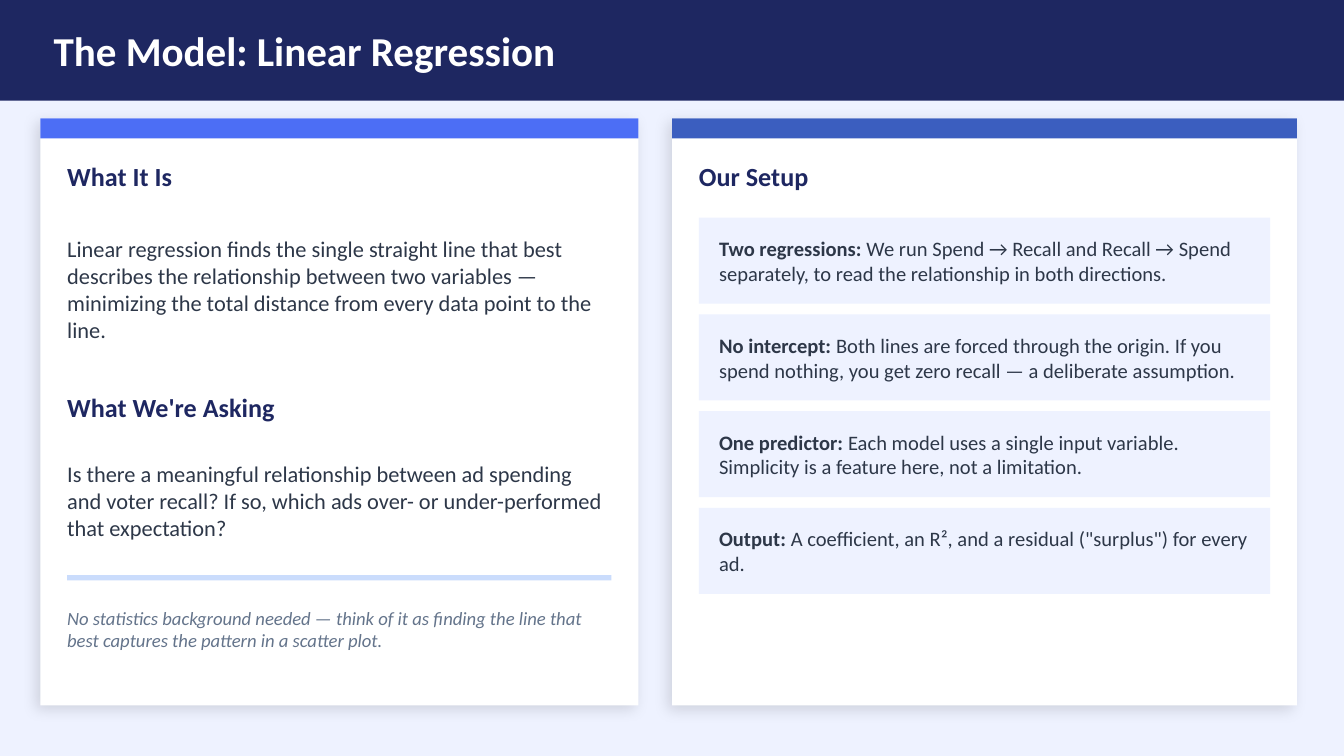
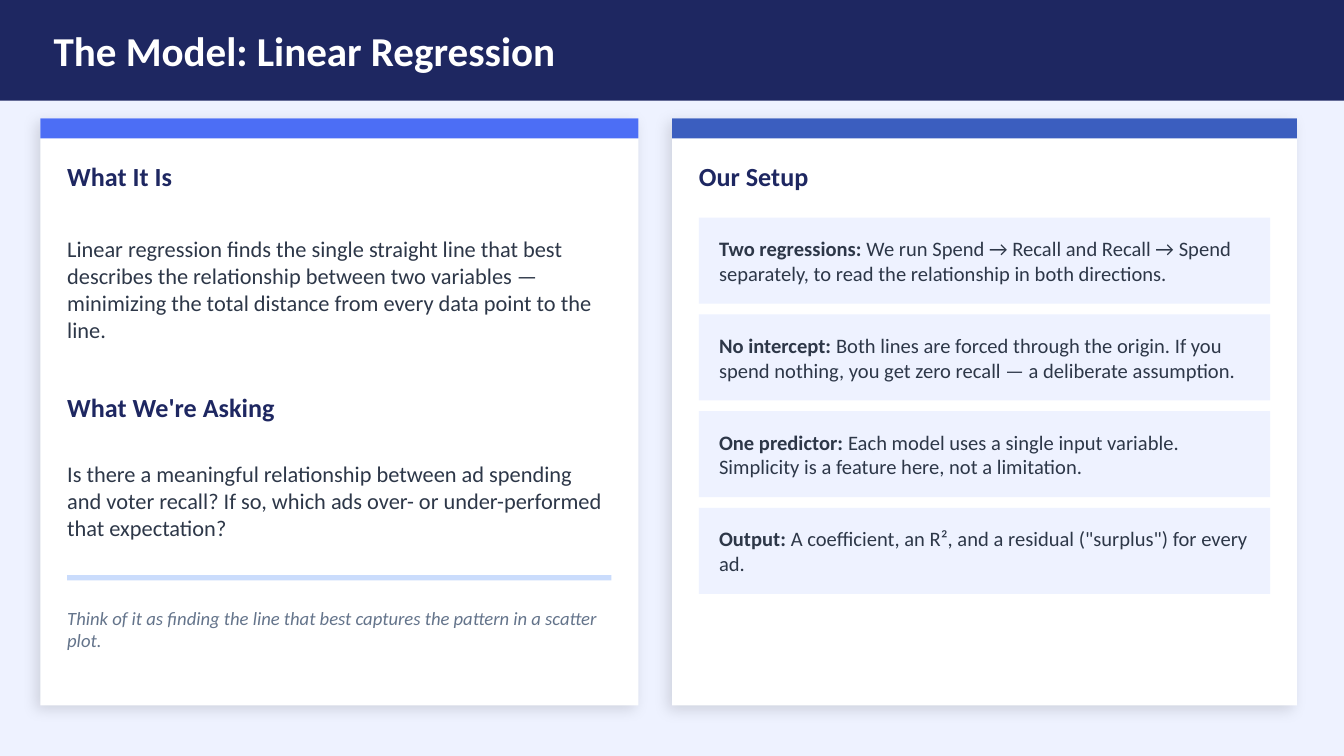
Before and after one commit to cballard18/campaign-stats-modeling-intro, a slide deck: slide 5 of Predictive_Modeling_Lunch_Learn.pptx. Drawn at 1344x756 pixels with LibreOffice and Linux fonts; fonts in the diff are those of the drawing. Boxes give left, top, right and bottom in pixels: in the first picture for what was removed or moved away, otherwise in the second. Text is boxed around its words. In the diff, an @@ line names an element or a change of style, - is before the commit and + after.

```diff
--- a/Predictive_Modeling_Lunch_Learn.pptx
+++ b/Predictive_Modeling_Lunch_Learn.pptx
@@ text at (67,612,596,650): text changed @@
-No statistics background needed — think of it as finding the line that best captures the pattern in a scatter plot.
+Think of it as finding the line that best captures the pattern in a scatter plot.
```
Also in this commit, not shown: 13 other slides changed.
